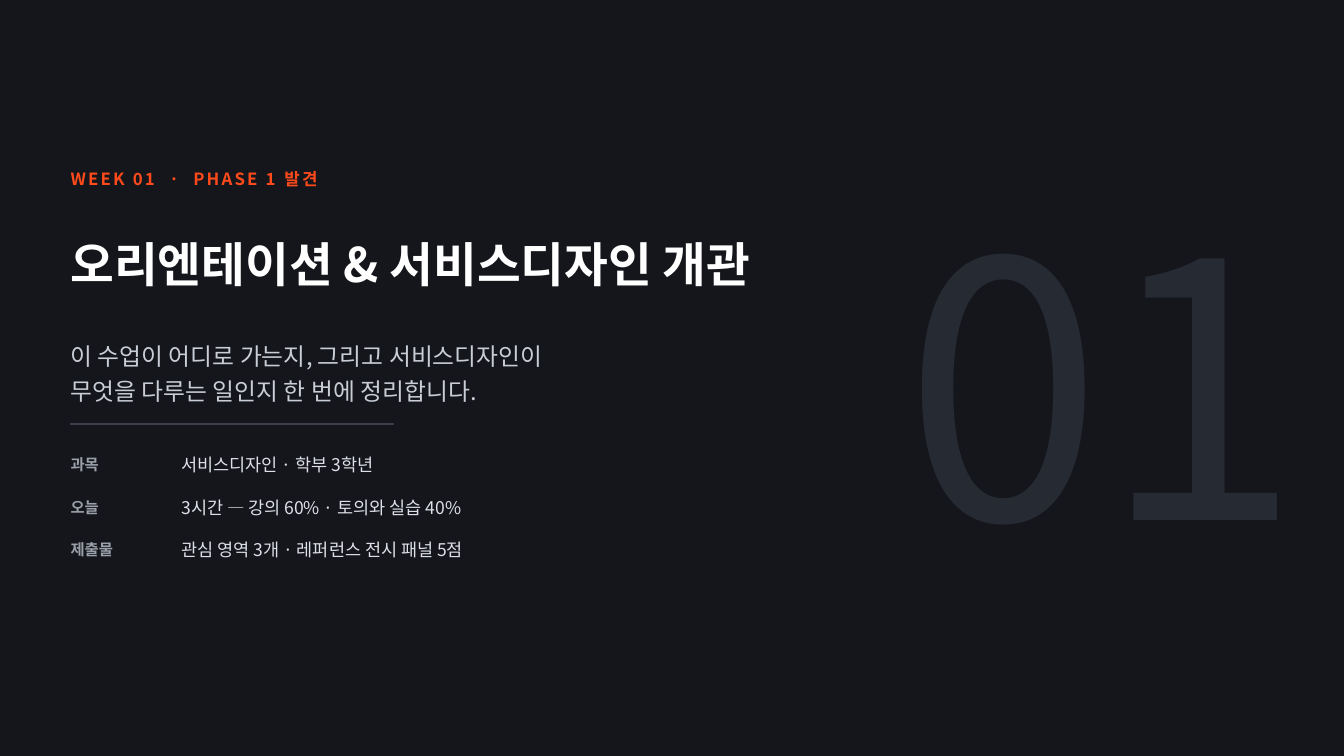
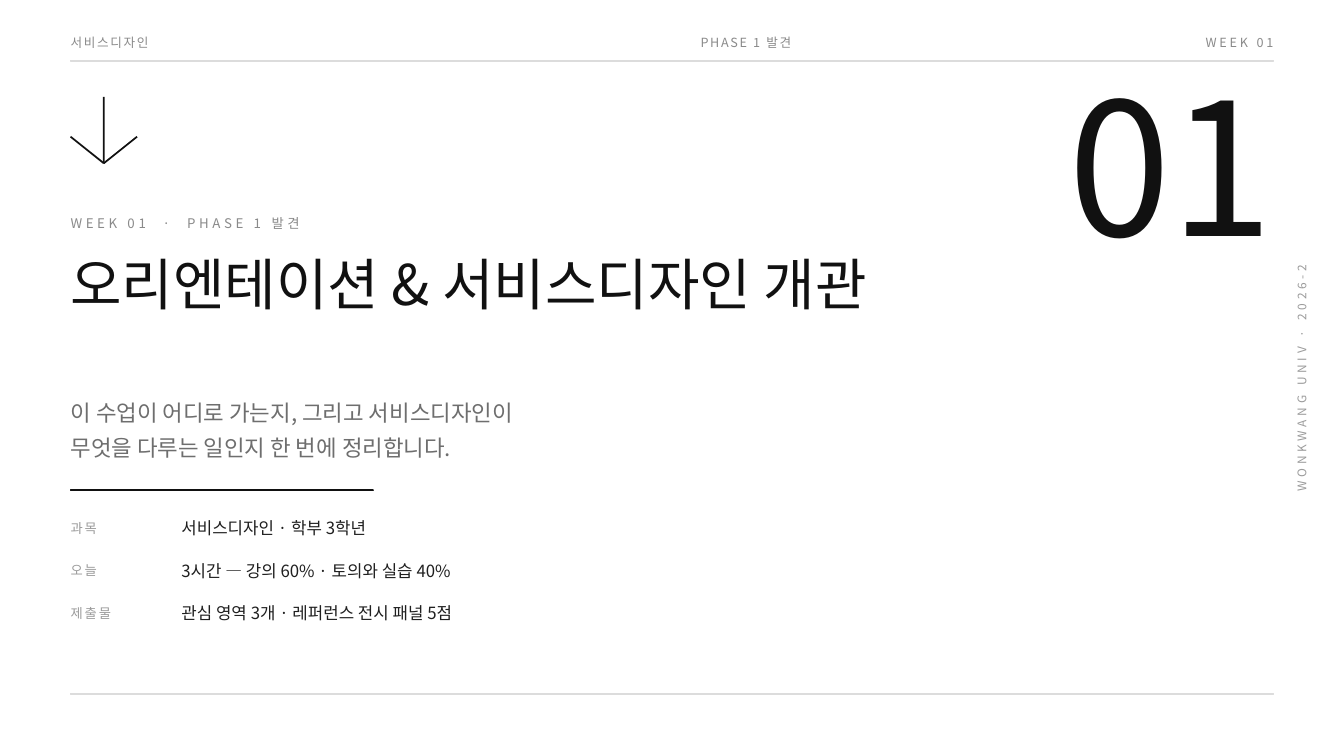
Before and after one commit to design-eng/MIN.D, a slide deck: slide 1 of dist/weeks/서비스디자인_01주차_오리엔테이션.pptx. Drawn at 1344x756 pixels with LibreOffice and Linux fonts; fonts in the diff are those of the drawing. Boxes give left, top, right and bottom in pixels: in the first picture for what was removed or moved away, otherwise in the second. Text is boxed around its words. In the diff, an @@ line names an element or a change of style, - is before the commit and + after.

```diff
--- a/dist/weeks/서비스디자인_01주차_오리엔테이션.pptx
+++ b/dist/weeks/서비스디자인_01주차_오리엔테이션.pptx
@@ background #14161B to #FFFFFF @@
@@ text added at <box>71,36,149,48</box>, 9 pt, text #8A8A8A @@
+서비스디자인
@@ text at <box>701,37,791,48</box>: text changed; size 12 to 9 pt; text colour #FF4A1C to #8A8A8A; bold off @@
-WEEK 01 · PHASE 1 발견
+PHASE 1 발견
@@ text added at <box>1206,38,1274,47</box>, 9 pt, text #8A8A8A @@
+WEEK 01
@@ rectangle added at <box>71,60,1273,62</box>, fill #DCDCDC, outline #DCDCDC 1 pt @@
@@ line added from (104, 97) to (104, 163), #111111 1.25 pt @@
@@ text added at <box>1068,98,1273,239</box>, 132 pt, text #111111 @@
+01
@@ line added from (71, 137) to (104, 163), #111111 1.25 pt @@
@@ line added from (104, 163) to (137, 137), #111111 1.25 pt @@
@@ text added at <box>71,217,300,229</box>, 9.5 pt, text #8A8A8A @@
+WEEK 01 · PHASE 1 발견
@@ text "오리엔테이션 & 서비스디자인 개관": place and size @@
-text "오리엔테이션 & 서비스디자인 개관" at <box>71,242,751,287</box>
+text "오리엔테이션 & 서비스디자인 개관" at <box>71,258,867,310</box>
@@ text "오리엔테이션 & 서비스디자인 개관" at <box>71,258,867,310</box>: size 34 to 40 pt, text colour #FFFFFF to #111111, bold off; line spacing 1.16 to 1.12; vertical alignment middle to top @@
@@ text added at <box>1293,276,1310,489</box>, 8.5 pt, text #9B9B9B @@
+WONKWANG UNIV · 2026-2
@@ text "이 수업이 어디로 가는지, 그리고 ...": place and size @@
-text "이 수업이 어디로 가는지, 그리고 ..." at <box>71,345,543,402</box>
+text "이 수업이 어디로 가는지, 그리고 ..." at <box>71,402,513,458</box>
@@ text "이 수업이 어디로 가는지, 그리고 ..." at <box>71,402,513,458</box>: size 17 to 16 pt, text colour #C9CDD6 to #6E6E6E; line spacing 1.24 to 1.3 @@
@@ rectangle: place and size @@
-rectangle at <box>71,423,393,424</box>
+rectangle at <box>71,490,373,491</box>
@@ rectangle at <box>71,490,373,491</box>: fill #3A3F4B to #111111; outline #3A3F4B 1 pt to #111111 1 pt @@
@@ text "서비스디자인 · 학부 3학년": place and size @@
-text "서비스디자인 · 학부 3학년" at <box>181,456,374,473</box>
+text "서비스디자인 · 학부 3학년" at <box>181,520,366,536</box>
@@ text "3시간 — 강의 60% · ...": place and size @@
-text "3시간 — 강의 60% · ..." at <box>181,499,461,516</box>
+text "3시간 — 강의 60% · ..." at <box>181,563,451,579</box>
@@ 3 texts: place and size @@
-3 texts at <box>71,457,114,556</box>
+3 texts at <box>71,522,111,619</box>
@@ size 11 to 9.5 pt, text colour #9AA0AA to #9B9B9B, letter spacing 0 to 1.4 pt, bold off in 3 elements at <box>71,522,97,534</box>, <box>71,564,97,576</box>, <box>71,607,111,619</box> @@
@@ size 12.5 to 12 pt, text colour #DDE0E6 to #1F1F1F in 3 elements at <box>181,520,366,536</box>, <box>181,563,451,579</box>, <box>181,605,452,621</box> @@
@@ text "관심 영역 3개 · 레퍼런스 ...": place and size @@
-text "관심 영역 3개 · 레퍼런스 ..." at <box>181,541,463,558</box>
+text "관심 영역 3개 · 레퍼런스 ..." at <box>181,605,452,621</box>
@@ rectangle added at <box>71,694,1273,695</box>, fill #DCDCDC, outline #DCDCDC 1 pt @@
```
Also in this commit, not shown: 17 other slides changed, 19 other files.
